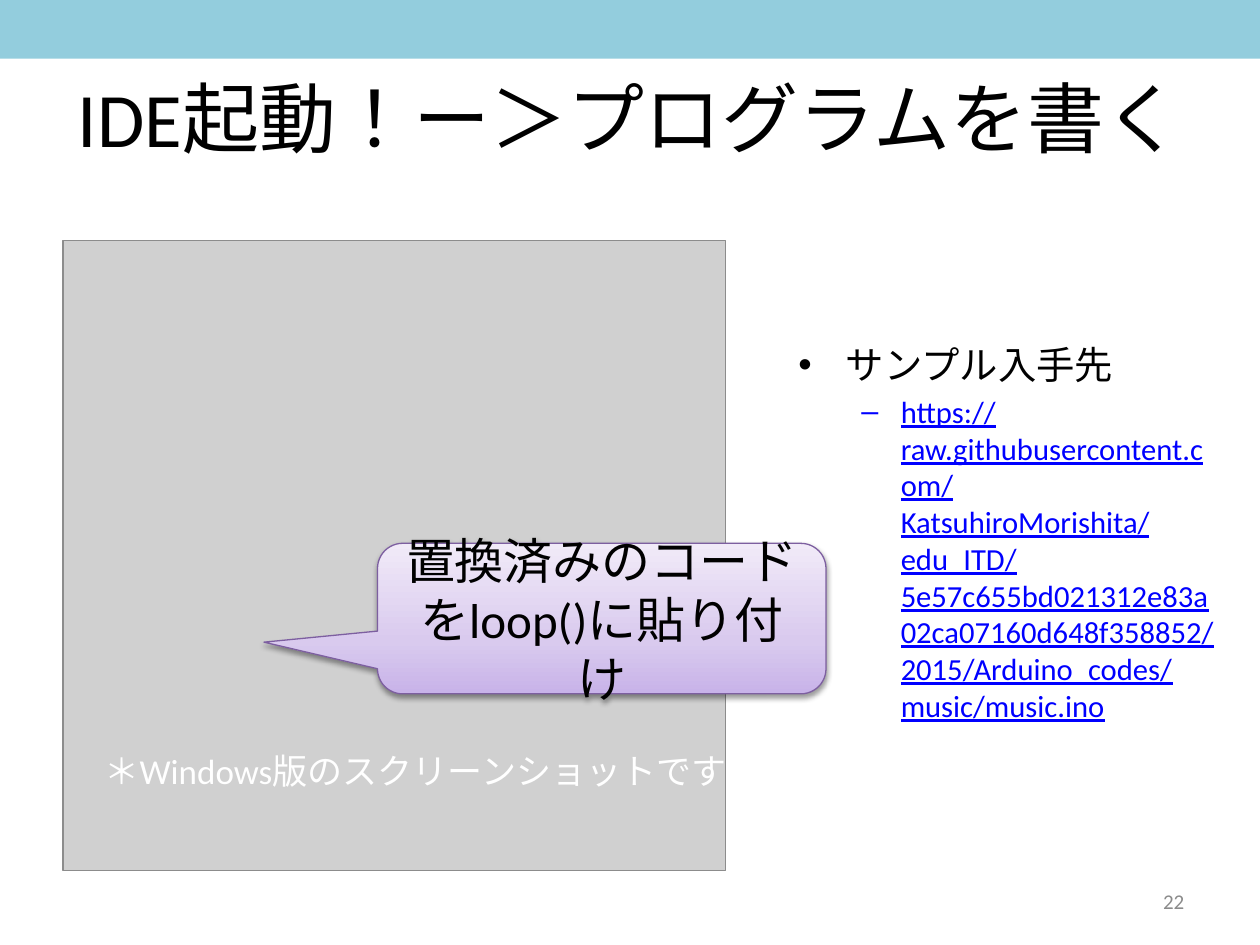
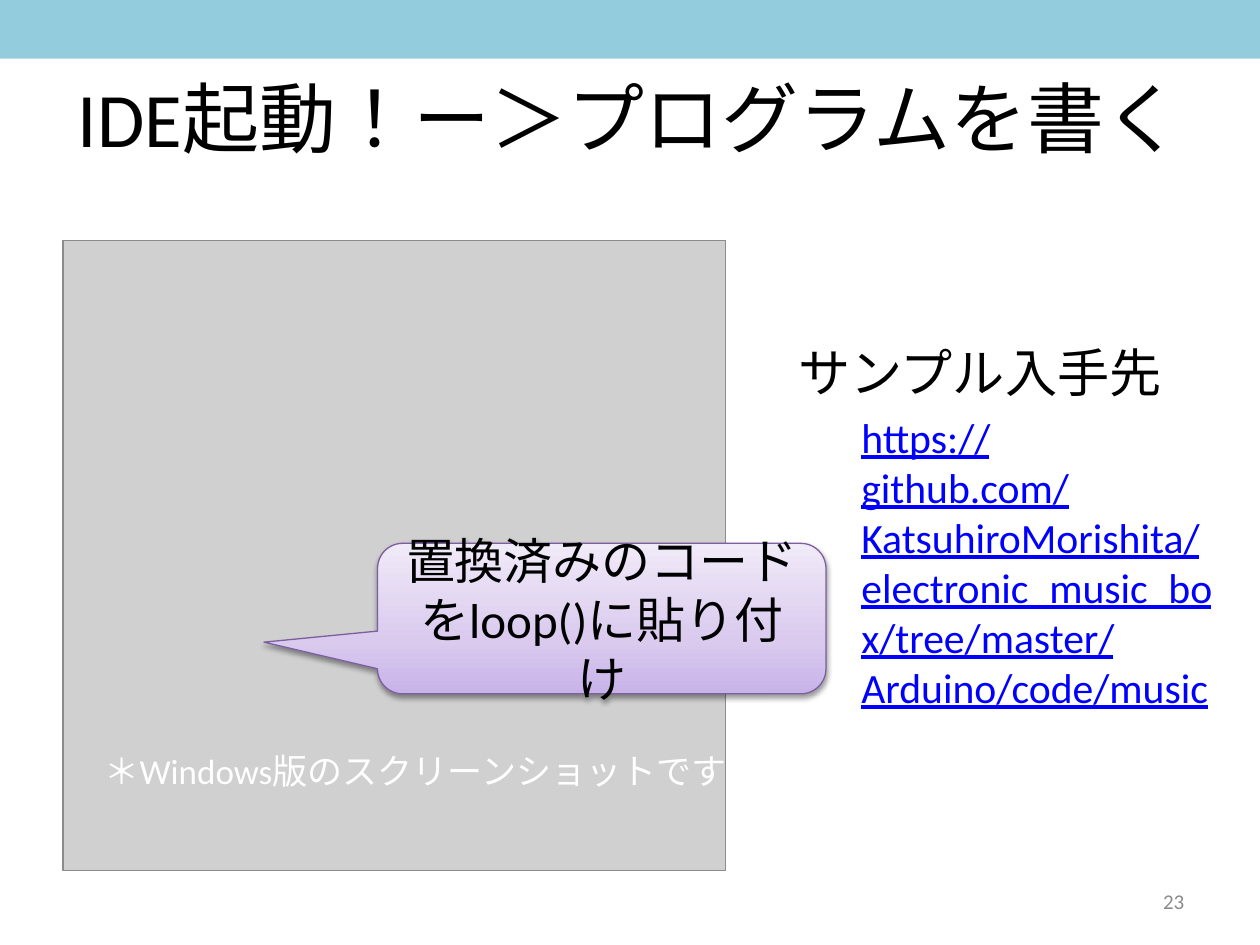
Before and after one commit to KatsuhiroMorishita/electronic_music_box, a slide deck: slide 23 of Arduino/解説スライド_201611.pptx (slide 22 before the commit). Drawn at 1260x945 pixels with LibreOffice and Linux fonts; fonts in the diff are those of the drawing; grey boxes stand for pictures. Boxes give left, top, right and bottom in pixels: in the first picture for what was removed or moved away, otherwise in the second. Text is boxed around its words. In the diff, an @@ line names an element or a change of style, - is before the commit and + after.

```diff
--- a/Arduino/解説スライド_201611.pptx
+++ b/Arduino/解説スライド_201611.pptx
@@ text at box(798, 348, 1161, 397): size 21.9 to 29.8 pt in "サンプル入手先"; bullet • to none; more space between paragraphs @@
@@ text at box(861, 424, 1212, 709): text changed; size 17.5 to 23.8 pt @@
-  – https://raw.githubusercontent.com/KatsuhiroMorishita/edu_ITD/5e57c655bd021312e83a02ca07160d648f358852/2015/Arduino_codes/music/music.ino
+  https://github.com/KatsuhiroMorishita/electronic_music_box/tree/master/Arduino/code/music
@@ page number at box(1163, 895, 1184, 909): text changed @@
-22
+23
```
Also in this commit, not shown: 1 other slide changed, 1 slide added, 1 other file.
